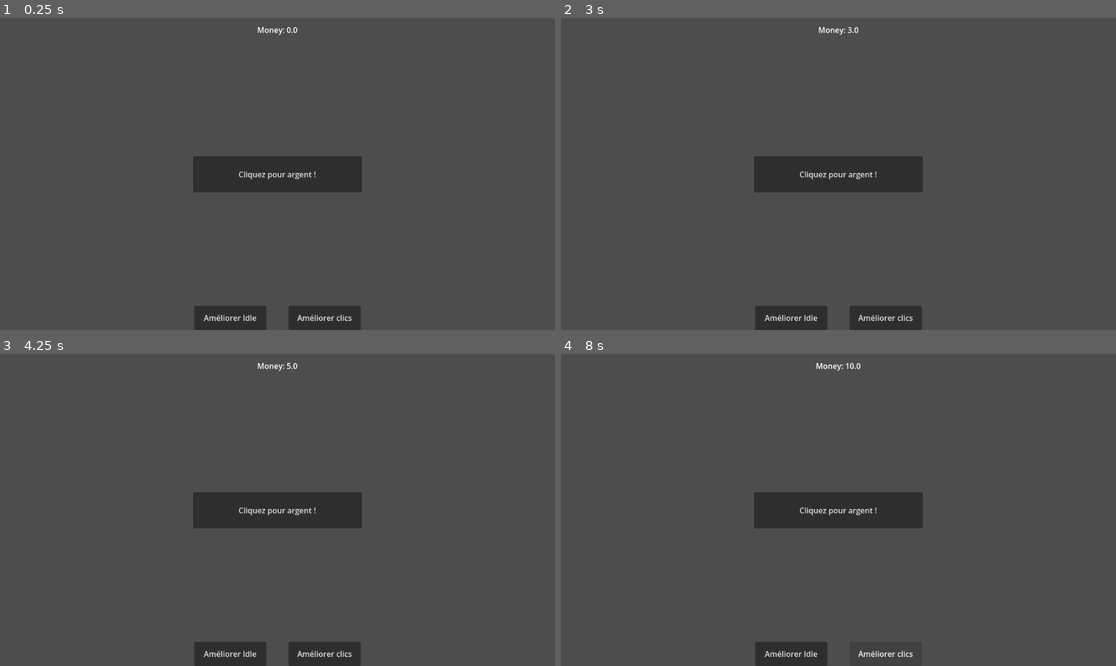
Above: before the commit, frames 1-4 (two rows, left to right).
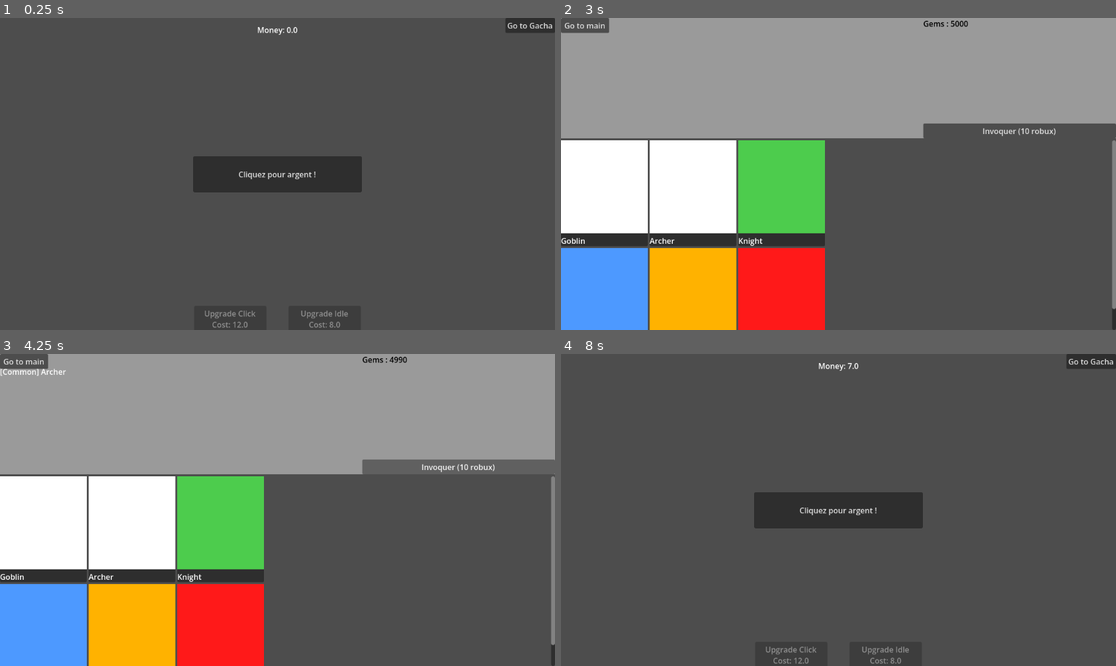
Above: after the commit, the same moments.

Repository: XeyNox/Snakdle
Game: Godot game, scene res://Scenes/Main.tscn
Same seed, same stepped clock (60 frames per second), same inputs: the game is played once before the commit and once after it.
Inputs (mouse positions are in pixels of both pictures, inside the frame that each line leads up to):
- Up to frame 1 (0.25 s): no input
- Up to frame 2 (3 s): click "Cliquez pour argent !" at 0.5 s; click (888, 317) at 1.25 s, where only the run before the commit has a clickable "Améliorer clics"; click (794, 317) at 2 s, where only the run before the commit has a clickable "Améliorer Idle"; click (1093, 24) at 2.75 s, where only the run after the commit has a clickable "Go to Gacha"
- Up to frame 3 (4.25 s): click (460, 466) at 3.5 s, where only the run after the commit has a clickable "Invoquer (10 robux)"
- Up to frame 4 (8 s): click (583, 360) at 4.25 s, where only the run after the commit has a clickable "Go to main"; click (1093, 360) at 5 s, where only the run after the commit has a clickable "Go to Gacha"; click (583, 360) at 5.75 s, where only the run after the commit has a clickable "Go to main"; click "Cliquez pour argent !" at 6.5 s; click (888, 653) at 7.25 s, where only the run before the commit has a clickable "Améliorer clics"

The runs differ from the first frame. In frame 1, 0.9% of the frame differs, in the area x 36-100%, y 0-100%; in frame 2, 68%; in frame 3, 68%, in the area x 0-100%, y 0-100%; in frame 4, 0.9%.
Error before the commit: Invalid access to property or key 'idle_upgrade_cost' on a base object of type 'Node (GameManager.gd)'. (res://Scripts/button_upp_idle.gd:7)

Commit message:
Continuité du Gacha

Diff:
--- a/Scenes/GachaUI.tscn
+++ b/Scenes/GachaUI.tscn
@@ -1,8 +1,9 @@
 [gd_scene format=3 uid="uid://bctnubdqk1sl0"]
 
 [ext_resource type="Script" uid="uid://cdtxvk1sttfy5" path="res://Scripts/gacha_ui.gd" id="1_8kui5"]
+[ext_resource type="Script" uid="uid://bb75esr53sdgo" path="res://Scripts/button_go_to_main.gd" id="2_xwc5u"]
 
-[node name="GachaUi" type="Control" unique_id=627056621]
+[node name="GachaUi" type="Control" unique_id=1466445124]
 layout_mode = 3
 anchors_preset = 15
 anchor_right = 1.0
@@ -11,19 +12,71 @@
 grow_vertical = 2
 script = ExtResource("1_8kui5")
 
-[node name="VBoxContainer" type="VBoxContainer" parent="." unique_id=606243086]
-layout_mode = 0
-offset_right = 40.0
-offset_bottom = 40.0
+[node name="VBoxContainer" type="VBoxContainer" parent="." unique_id=420359632]
+layout_mode = 1
+anchors_preset = 15
+anchor_right = 1.0
+anchor_bottom = 1.0
+grow_horizontal = 2
+grow_vertical = 2
 
-[node name="GemsLabel" type="Label" parent="VBoxContainer" unique_id=234113938]
+[node name="ColorRect" type="ColorRect" parent="VBoxContainer" unique_id=251151862]
+custom_minimum_size = Vector2(0, 250)
 layout_mode = 2
+size_flags_vertical = 0
+color = Color(0.6028429, 0.6028429, 0.602843, 1)
 
-[node name="PullButton" type="Button" parent="VBoxContainer" unique_id=1979524365]
+[node name="ButtonGoToMain" type="Button" parent="VBoxContainer/ColorRect" unique_id=1114176798]
+custom_minimum_size = Vector2(100, 25)
+layout_mode = 1
+offset_right = 100.0
+offset_bottom = 31.0
+size_flags_horizontal = 0
+text = "Go to main"
+script = ExtResource("2_xwc5u")
+
+[node name="ResultLabel" type="Label" parent="VBoxContainer/ColorRect" unique_id=2144512603]
+layout_mode = 1
+anchors_preset = 15
+anchor_right = 1.0
+anchor_bottom = 1.0
+offset_top = 25.0
+offset_bottom = -31.0
+grow_horizontal = 2
+grow_vertical = 2
+text = "			"
+
+[node name="PullButton" type="Button" parent="VBoxContainer/ColorRect" unique_id=1979524365]
+custom_minimum_size = Vector2(0, 25)
+layout_mode = 1
+anchors_preset = 3
+anchor_left = 1.0
+anchor_top = 1.0
+anchor_right = 1.0
+anchor_bottom = 1.0
+offset_left = -400.0
+offset_top = -31.0
+grow_horizontal = 0
+grow_vertical = 0
+size_flags_vertical = 4
+text = "Invoquer (10 robux)"
+autowrap_trim_flags = 192
+
+[node name="GemsLabel" type="Label" parent="VBoxContainer/ColorRect" unique_id=234113938]
+custom_minimum_size = Vector2(300, 0)
+layout_mode = 1
+anchors_preset = 1
+anchor_left = 1.0
+anchor_right = 1.0
+offset_left = -400.0
+offset_bottom = 25.0
+grow_horizontal = 0
+theme_override_colors/font_color = Color(0, 0, 0, 1)
+
+[node name="ScrollContainer" type="ScrollContainer" parent="VBoxContainer" unique_id=1374164394]
 layout_mode = 2
-text = "Invoquer (10 robux)"
+size_flags_vertical = 3
 
-[node name="ResultLabel" type="Label" parent="VBoxContainer" unique_id=2144512603]
+[node name="GridContainer" type="GridContainer" parent="VBoxContainer/ScrollContainer" unique_id=924665220]
 layout_mode = 2
-
-[connection signal="pressed" from="VBoxContainer/PullButton" to="." method="_on_pull_button_pressed"]
+columns = 3
--- a/Scenes/GameManager.gd
+++ /dev/null
@@ -1,14 +0,0 @@
-extends Node
-
-var money: float = 0.0
-var money_per_second: float = 1.0  # passive income
-var money_per_click: float = 1.0   # clicking income
-
-func _ready():
-	# This runs when the game starts
-	pass
-
-func _process(delta):
-	# delta = time in seconds since last frame
-	# This gives smooth passive income regardless of framerate
-	money += money_per_second * delta
--- a/Scenes/Main.tscn
+++ b/Scenes/Main.tscn
@@ -5,6 +5,7 @@
 [ext_resource type="Script" uid="uid://vjtwj8505nt8" path="res://Scripts/button.gd" id="2_rgh2o"]
 [ext_resource type="Script" uid="uid://b15kwqfo8jd8p" path="res://Scripts/button_upp_idle.gd" id="4_rgh2o"]
 [ext_resource type="Script" uid="uid://bj5ll5xomockr" path="res://Scripts/button_upp_click.gd" id="5_pbw6q"]
+[ext_resource type="Script" uid="uid://b66di3dhxg6yt" path="res://Scripts/button_go_to_gacha.gd" id="6_v1gob"]
 
 [node name="Main" type="Node2D" unique_id=1249350998]
 position = Vector2(452, 224)
@@ -67,3 +68,15 @@
 offset_right = 150.0
 text = "Améliorer Idle"
 script = ExtResource("5_pbw6q")
+
+[node name="ButtonGoToGacha" type="Button" parent="CanvasLayer" unique_id=1317442094]
+custom_minimum_size = Vector2(100, 25)
+anchors_preset = 1
+anchor_left = 1.0
+anchor_right = 1.0
+offset_left = -103.0
+offset_bottom = 31.0
+grow_horizontal = 0
+text = "Go to Gacha
+"
+script = ExtResource("6_v1gob")
--- /dev/null
+++ b/Scenes/SkinCard.tscn
@@ -0,0 +1,27 @@
+[gd_scene format=3 uid="uid://biecna4bmto1u"]
+
+[ext_resource type="Script" uid="uid://m7d5f6kwsnnv" path="res://Scripts/skin_card.gd" id="1_rqrbj"]
+
+[node name="SkinCard" type="Control" unique_id=789818322]
+custom_minimum_size = Vector2(180, 220)
+layout_mode = 3
+anchors_preset = 0
+script = ExtResource("1_rqrbj")
+
+[node name="PanelContainer" type="PanelContainer" parent="." unique_id=1023127659]
+layout_mode = 1
+anchors_preset = 15
+anchor_right = 1.0
+anchor_bottom = 1.0
+grow_horizontal = 2
+grow_vertical = 2
+
+[node name="VBoxContainer" type="VBoxContainer" parent="PanelContainer" unique_id=1560967451]
+layout_mode = 2
+
+[node name="ColorRect" type="ColorRect" parent="PanelContainer/VBoxContainer" unique_id=119615390]
+layout_mode = 2
+size_flags_vertical = 3
+
+[node name="Label" type="Label" parent="PanelContainer/VBoxContainer" unique_id=243703942]
+layout_mode = 2
--- a/Scenes/label.gd
+++ /dev/null
@@ -1,4 +0,0 @@
-extends Label
-
-func _process(_delta):
-	text = "Money: " + str(floor(GameManager.money))
--- a/Scripts/GameManager.gd
+++ b/Scripts/GameManager.gd
@@ -1,23 +1,34 @@
 extends Node
 
 var money: float = 0.0
-var money_per_second: float = 1.0
-var money_per_click: float = 1.0
+var money_per_second: float = 0.5
+var money_per_click: float = 1.5
+var idle_upgrade_cost: float = 8.0
+var click_upgrade_cost: float = 12.0
 
-var idle_upgrade_cost: float = 10.0
-var click_upgrade_cost: float = 10.0
+var rebirth_count: int = 0
+var rebirth_multiplier: float = 1.0
 
 func _process(delta):
-	money += money_per_second * delta
+	money += money_per_second * rebirth_multiplier * delta
 
 func buy_idle_upgrade():
 	if money >= idle_upgrade_cost:
 		money -= idle_upgrade_cost
-		money_per_second += 0.5
-		idle_upgrade_cost *= 1.5
+		money_per_second += 0.4
+		idle_upgrade_cost *= 1.3
 
 func buy_click_upgrade():
 	if money >= click_upgrade_cost:
 		money -= click_upgrade_cost
-		money_per_click += 0.5
-		click_upgrade_cost *= 1.5
+		money_per_click += 0.8
+		click_upgrade_cost *= 1.35
+
+func rebirth():
+	rebirth_count += 1
+	rebirth_multiplier += 0.5
+	money = 0.0
+	money_per_second = 0.5
+	money_per_click = 1.5
+	idle_upgrade_cost = 8.0
+	click_upgrade_cost = 12.0
--- /dev/null
+++ b/Scripts/button_go_to_gacha.gd
@@ -0,0 +1,7 @@
+extends Button
+
+func _ready():
+	pressed.connect(_on_pressed)
+
+func _on_pressed():
+	get_tree().change_scene_to_file("res://Scenes/GachaUI.tscn")
--- a/Scenes/button.gd
+++ b/Scripts/button_go_to_main.gd
@@ -4,4 +4,4 @@
 	pressed.connect(_on_pressed)
 
 func _on_pressed():
-	GameManager.money += GameManager.money_per_click
+	get_tree().change_scene_to_file("res://Scenes/Main.tscn")
--- a/Scripts/gacha_ui.gd
+++ b/Scripts/gacha_ui.gd
@@ -1,22 +1,35 @@
 extends Control
 
-@onready var gems_label = $VBoxContainer/GemsLabel
-@onready var pull_button = $VBoxContainer/PullButton
-@onready var result_label = $VBoxContainer/ResultLabel
+@onready var gems_label = $VBoxContainer/ColorRect/GemsLabel
+@onready var pull_button = $VBoxContainer/ColorRect/PullButton
+@onready var result_label = $VBoxContainer/ColorRect/ResultLabel
+@onready var grid = $VBoxContainer/ScrollContainer/GridContainer
+
+const SkinCard = preload("res://Scenes/SkinCard.tscn")
 
 const RARITY_COLORS = {
-	"Common":  Color.WHITE,
-	"Uncommun":  Color(0.3, 0.8, 0.3),      # vert — Uncommon
-	"Rare":  Color(0.3, 0.6, 1.0),      # bleu — Rare
-	"Epic":  Color(0.7, 0.3, 1.0),      # violet — Epic
-	"Legendary":  Color(1.0, 0.7, 0.0),      # doré — Legendary
-	"FrenchMonster": Color(1.0, 0.1, 0.1),      # rouge vif — FrenchMonster
+	"Common":       Color.WHITE,
+	"Uncommun":     Color(0.3, 0.8, 0.3),
+	"Rare":         Color(0.3, 0.6, 1.0),
+	"Epic":         Color(0.7, 0.3, 1.0),
+	"Legendary":    Color(1.0, 0.7, 0.0),
+	"FrenchMonster":Color(1.0, 0.1, 0.1),
 }
 
 func _ready():
 	GachaManager.gems_changed.connect(_on_gems_changed)
 	GachaManager.pull_done.connect(_on_pull_done)
-	GachaManager.add_gems(5000)  # gems de départ pour tester
+	pull_button.pressed.connect(_on_pull_button_pressed)
+	GachaManager.add_gems(5000)
+	_refresh_collection()
+
+func _refresh_collection():
+	for child in grid.get_children():
+		child.queue_free()
+	for character in GachaManager.CHARACTERS:
+		var card = SkinCard.instantiate()
+		grid.add_child(card)
+		card.setup(character)
 
 func _on_pull_button_pressed():
 	var result = GachaManager.pull()
@@ -27,6 +40,7 @@
 func _on_pull_done(character: Dictionary):
 	result_label.text = "[%s] %s" % [character["rarity"], character["name"]]
 	result_label.modulate = RARITY_COLORS[character["rarity"]]
+	_refresh_collection()
 
 func _on_gems_changed(amount: int):
 	gems_label.text = "Gems : %d" % amount
--- /dev/null
+++ b/Scripts/skin_card.gd
@@ -0,0 +1,17 @@
+extends Control
+
+@onready var color_rect = $PanelContainer/VBoxContainer/ColorRect
+@onready var name_label = $PanelContainer/VBoxContainer/Label
+
+const RARITY_COLORS = {
+	"Common":       Color.WHITE,
+	"Uncommun":     Color(0.3, 0.8, 0.3),
+	"Rare":         Color(0.3, 0.6, 1.0),
+	"Epic":         Color(0.7, 0.3, 1.0),
+	"Legendary":    Color(1.0, 0.7, 0.0),
+	"FrenchMonster":Color(1.0, 0.1, 0.1),
+}
+
+func setup(character: Dictionary):
+	name_label.text = character["name"]
+	color_rect.color = RARITY_COLORS[character["rarity"]]
--- a/project.godot
+++ b/project.godot
@@ -18,6 +18,7 @@
 [autoload]
 
 GameManager="*uid://bugott2csejag"
+GachaManager="*uid://c4hobbb6eqnyk"
 
 [physics]
 
Not shown, removed: Scenes/GameManager.gd.uid
Not shown, removed: Scenes/button.gd.uid
Not shown, removed: Scenes/label.gd.uid
Renamed: Scripts/gacha.gd -> Scripts/GachaManager.gd
Renamed: Scripts/gacha.gd.uid -> Scripts/GachaManager.gd.uid
Not shown, added: Scripts/button_go_to_gacha.gd.uid
Not shown, added: Scripts/button_go_to_main.gd.uid
Not shown, added: Scripts/skin_card.gd.uid
Not shown, changed: README.md
